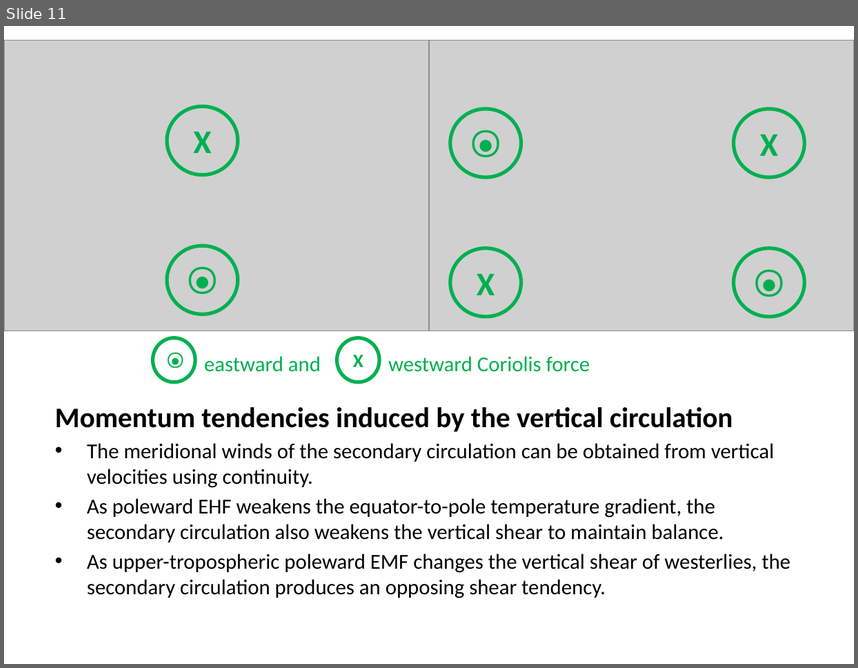
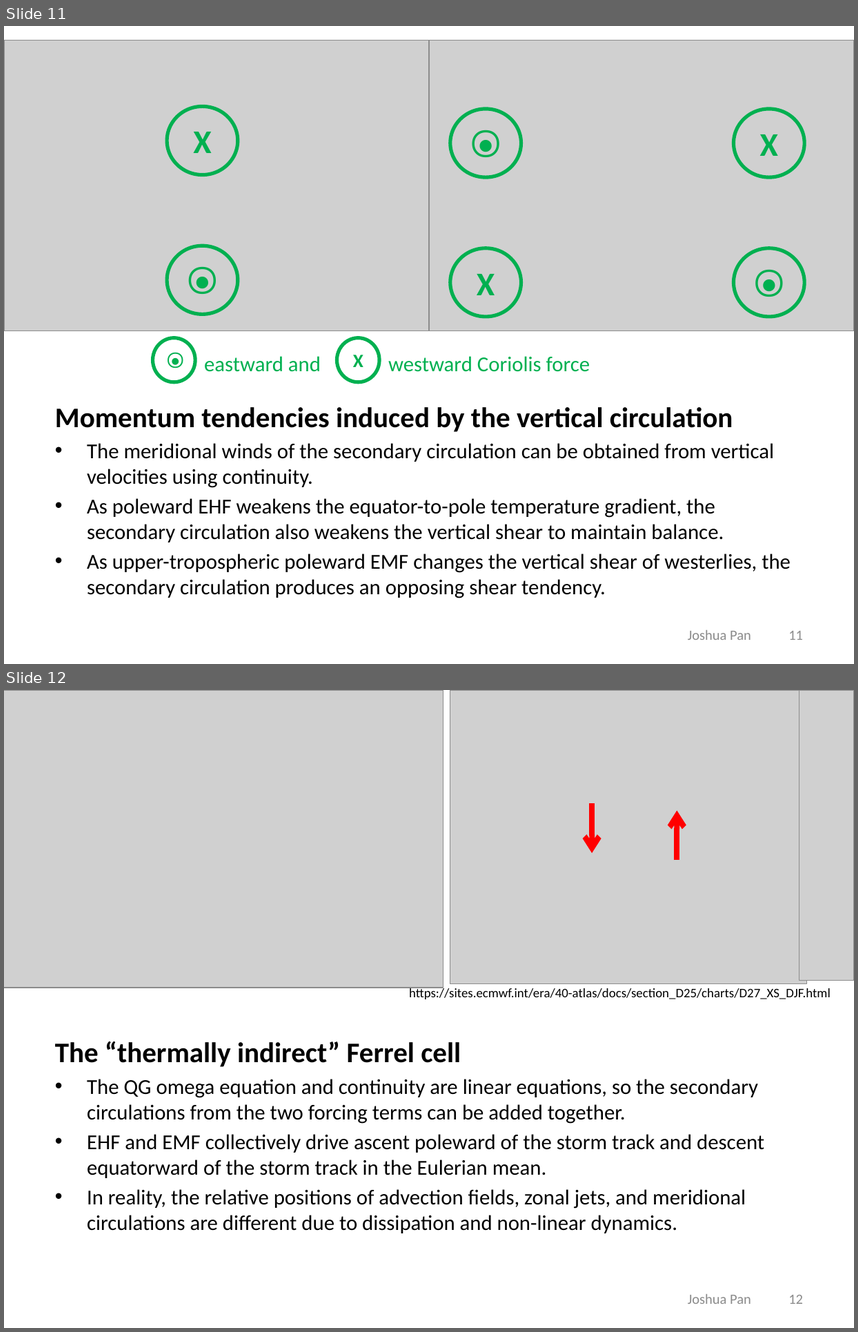
Before and after one commit to jpan84/QGomega, a slide deck: baroc_wv_diag_draft.pptx. Shown one above the other, each under a label of ours: slide 11 before the commit, slides 11 and 12 after it. The pictures are 858x668 and 858x1332 pixels, drawn with LibreOffice and Linux fonts; fonts in the diff are those of the drawing; grey boxes stand for pictures. Boxes give left, top, right and bottom in pixels: in the first picture for what was removed or moved away, otherwise in the second. Text is boxed around its words. In the diff, an @@ line names an element or a change of style, - is before the commit and + after.

```diff
--- a/baroc_wv_diag_draft.pptx
+++ b/baroc_wv_diag_draft.pptx
@@ slide 12 added at [4, 690, 854, 1328], background #FFFFFF @@
@@ picture added at [4, 690, 444, 987] @@
@@ picture added at [450, 690, 807, 983] @@
@@ picture added at [800, 690, 854, 980] @@
@@ arrow added from (593, 803) to (593, 854), #FF0000 4.5 pt @@
@@ arrow added from (677, 860) to (677, 811), #FF0000 4.5 pt @@
@@ text added at [409, 987, 831, 999], 11 pt, text #000000 @@
+https://sites.ecmwf.int/era/40-atlas/docs/section_D25/charts/D27_XS_DJF.html
@@ text added at [55, 1041, 764, 1233], 18 pt, text #000000 @@
+The “thermally indirect” Ferrel cell
+• The QG omega equation and continuity are linear equations, so the secondary circulations from the two forcing terms can be added together.
+• EHF and EMF collectively drive ascent poleward of the storm track and descent equatorward of the storm track in the Eulerian mean.
+• In reality, the relative positions of advection fields, zonal jets, and meridional circulations are different due to dissipation and non-linear dynamics.
@@ text added at [688, 1294, 751, 1303], 12 pt, text #8C8C8C @@
+Joshua Pan
@@ page number added at [789, 1294, 803, 1303], 12 pt, text #8C8C8C @@
+12
@@ slide 11 changed as well @@
@@ text added at [688, 630, 751, 639], 12 pt, text #8C8C8C @@
+Joshua Pan
@@ page number added at [789, 630, 803, 639], 12 pt, text #8C8C8C @@
+11
```
Also in this commit, not shown: 10 other slides changed, 1 slide removed.
